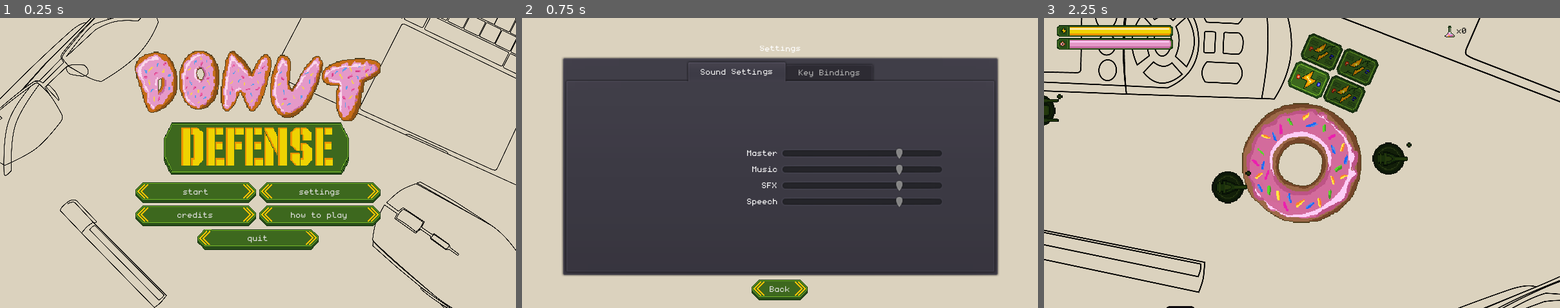
Above: before the commit, frames 1-3 (left to right).
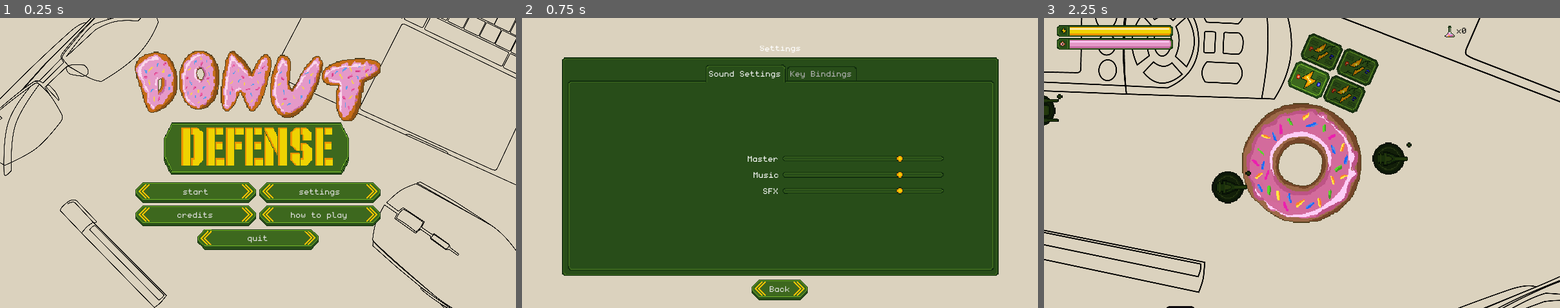
Above: after the commit, the same moments.

Repository: dmitriy-shmilo/gogodot-2021
Game: Godot game, scene res://title_screen/title_screen.tscn
Two runs of this game, one before a commit and one after it. Both use one fixed random seed, a clock stepped at 60 frames per second and the inputs below. The engine's default icon, where the game draws it, is replaced by a stand-in: a white triangle on a blue panel in a dark square. Sound files missing from this copy of the repository are replaced by a short silence.
Inputs:
- Up to frame 1 (0.25 s): no input
- Up to frame 2 (0.75 s): click "settings" at 0.5 s
- Up to frame 3 (2.25 s): click "Back" at 1.25 s; click "start" at 2 s

The runs differ from the first frame. In frame 1, 0.6% of the frame differs, in the area x 26-74%, y 57-79%; in frame 2, 64%, in the area x 7-93%, y 13-96%; in frame 3, nothing differs.

Commit message:
Style settings screen controls.

Diff:
--- a/src/settings_screen/settings_screen.gd
+++ b/src/settings_screen/settings_screen.gd
@@ -9,7 +9,6 @@
 onready var _keybinding_popup = $KeyBindingPopup
 onready var _master_volume_slider = $"VBoxContainer/PanelContainer/TabContainer/SoundSettings/MasterVolume/VolumeSlider"
 onready var _sfx_volume_slider = $"VBoxContainer/PanelContainer/TabContainer/SoundSettings/SfxVolume/VolumeSlider"
-onready var _speech_volume_slider = $"VBoxContainer/PanelContainer/TabContainer/SoundSettings/SpeechVolume/VolumeSlider"
 onready var _music_volume_slider = $"VBoxContainer/PanelContainer/TabContainer/SoundSettings/MusicVolume/VolumeSlider"
 
 var _current_binding_button: KeyBindingButton = null
@@ -27,7 +26,6 @@
 
 func _prepare_volume() -> void:
 	_master_volume_slider.value = Settings.master_volume
-	_speech_volume_slider.value = Settings.speech_volume
 	_sfx_volume_slider.value = Settings.sfx_volume
 	_music_volume_slider.value = Settings.music_volume
 
@@ -62,10 +60,6 @@
 	Settings.sfx_volume = value
 
 
-func _on_SpeechVolumeSlider_value_changed(value) -> void:
-	Settings.speech_volume = value
-
-
 func _on_BackButton_pressed() -> void:
 	Settings.save_settings()
 	var _err = get_tree().change_scene("res://title_screen/title_screen.tscn")
--- a/src/settings_screen/settings_screen.tscn
+++ b/src/settings_screen/settings_screen.tscn
@@ -44,119 +44,98 @@
 }
 
 [node name="TabContainer" type="TabContainer" parent="VBoxContainer/PanelContainer"]
-margin_left = 7.0
-margin_top = 7.0
-margin_right = 536.0
-margin_bottom = 266.0
+margin_left = 6.62864
+margin_top = 6.12836
+margin_right = 537.122
+margin_bottom = 266.621
 
 [node name="SoundSettings" type="VBoxContainer" parent="VBoxContainer/PanelContainer/TabContainer"]
+anchor_right = 1.0
+anchor_bottom = 1.0
+margin_left = 7.38271
+margin_top = 30.1325
+margin_right = -5.88115
+margin_bottom = -6.5068
+size_flags_horizontal = 3
+size_flags_vertical = 3
+alignment = 1
+
+[node name="MasterVolume" type="HBoxContainer" parent="VBoxContainer/PanelContainer/TabContainer/SoundSettings"]
+margin_top = 83.0
+margin_right = 517.0
+margin_bottom = 99.0
+alignment = 1
+
+[node name="VolumeLabel" type="Label" parent="VBoxContainer/PanelContainer/TabContainer/SoundSettings/MasterVolume"]
+margin_left = 160.0
+margin_right = 256.0
+margin_bottom = 16.0
+size_flags_horizontal = 10
+size_flags_vertical = 1
+text = "ui_master_volume"
+
+[node name="VolumeSlider" type="HSlider" parent="VBoxContainer/PanelContainer/TabContainer/SoundSettings/MasterVolume"]
+margin_left = 260.0
+margin_right = 460.0
+margin_bottom = 16.0
+rect_min_size = Vector2( 200, 0 )
+size_flags_horizontal = 2
+
+[node name="MusicVolume" type="HBoxContainer" parent="VBoxContainer/PanelContainer/TabContainer/SoundSettings"]
+margin_top = 103.0
+margin_right = 517.0
+margin_bottom = 119.0
+alignment = 1
+
+[node name="VolumeLabel" type="Label" parent="VBoxContainer/PanelContainer/TabContainer/SoundSettings/MusicVolume"]
+margin_left = 166.0
+margin_right = 256.0
+margin_bottom = 16.0
+size_flags_horizontal = 10
+size_flags_vertical = 1
+text = "ui_music_volume"
+
+[node name="VolumeSlider" type="HSlider" parent="VBoxContainer/PanelContainer/TabContainer/SoundSettings/MusicVolume"]
+margin_left = 260.0
+margin_right = 460.0
+margin_bottom = 16.0
+rect_min_size = Vector2( 200, 0 )
+size_flags_horizontal = 2
+
+[node name="SfxVolume" type="HBoxContainer" parent="VBoxContainer/PanelContainer/TabContainer/SoundSettings"]
+margin_top = 123.0
+margin_right = 517.0
+margin_bottom = 139.0
+alignment = 1
+
+[node name="VolumeLabel" type="Label" parent="VBoxContainer/PanelContainer/TabContainer/SoundSettings/SfxVolume"]
+margin_left = 178.0
+margin_right = 256.0
+margin_bottom = 16.0
+size_flags_horizontal = 10
+size_flags_vertical = 1
+text = "ui_sfx_volume"
+
+[node name="VolumeSlider" type="HSlider" parent="VBoxContainer/PanelContainer/TabContainer/SoundSettings/SfxVolume"]
+margin_left = 260.0
+margin_right = 460.0
+margin_bottom = 16.0
+rect_min_size = Vector2( 200, 0 )
+size_flags_horizontal = 2
+
+[node name="KeyBindings" type="ScrollContainer" parent="VBoxContainer/PanelContainer/TabContainer"]
+visible = false
 anchor_right = 1.0
 anchor_bottom = 1.0
 margin_left = 4.0
 margin_top = 31.0
 margin_right = -4.0
 margin_bottom = -4.0
-size_flags_horizontal = 3
-size_flags_vertical = 3
-alignment = 1
-
-[node name="MasterVolume" type="HBoxContainer" parent="VBoxContainer/PanelContainer/TabContainer/SoundSettings"]
-margin_top = 74.0
-margin_right = 521.0
-margin_bottom = 90.0
-alignment = 1
-
-[node name="VolumeLabel" type="Label" parent="VBoxContainer/PanelContainer/TabContainer/SoundSettings/MasterVolume"]
-margin_left = 162.0
-margin_right = 258.0
-margin_bottom = 16.0
-size_flags_horizontal = 10
-size_flags_vertical = 1
-text = "ui_master_volume"
-
-[node name="VolumeSlider" type="HSlider" parent="VBoxContainer/PanelContainer/TabContainer/SoundSettings/MasterVolume"]
-margin_left = 262.0
-margin_right = 462.0
-margin_bottom = 16.0
-rect_min_size = Vector2( 200, 0 )
-size_flags_horizontal = 2
-
-[node name="MusicVolume" type="HBoxContainer" parent="VBoxContainer/PanelContainer/TabContainer/SoundSettings"]
-margin_top = 94.0
-margin_right = 521.0
-margin_bottom = 110.0
-alignment = 1
-
-[node name="VolumeLabel" type="Label" parent="VBoxContainer/PanelContainer/TabContainer/SoundSettings/MusicVolume"]
-margin_left = 168.0
-margin_right = 258.0
-margin_bottom = 16.0
-size_flags_horizontal = 10
-size_flags_vertical = 1
-text = "ui_music_volume"
-
-[node name="VolumeSlider" type="HSlider" parent="VBoxContainer/PanelContainer/TabContainer/SoundSettings/MusicVolume"]
-margin_left = 262.0
-margin_right = 462.0
-margin_bottom = 16.0
-rect_min_size = Vector2( 200, 0 )
-size_flags_horizontal = 2
-
-[node name="SfxVolume" type="HBoxContainer" parent="VBoxContainer/PanelContainer/TabContainer/SoundSettings"]
-margin_top = 114.0
-margin_right = 521.0
-margin_bottom = 130.0
-alignment = 1
-
-[node name="VolumeLabel" type="Label" parent="VBoxContainer/PanelContainer/TabContainer/SoundSettings/SfxVolume"]
-margin_left = 180.0
-margin_right = 258.0
-margin_bottom = 16.0
-size_flags_horizontal = 10
-size_flags_vertical = 1
-text = "ui_sfx_volume"
-
-[node name="VolumeSlider" type="HSlider" parent="VBoxContainer/PanelContainer/TabContainer/SoundSettings/SfxVolume"]
-margin_left = 262.0
-margin_right = 462.0
-margin_bottom = 16.0
-rect_min_size = Vector2( 200, 0 )
-size_flags_horizontal = 2
-
-[node name="SpeechVolume" type="HBoxContainer" parent="VBoxContainer/PanelContainer/TabContainer/SoundSettings"]
-margin_top = 134.0
-margin_right = 521.0
-margin_bottom = 150.0
-alignment = 1
-
-[node name="VolumeLabel" type="Label" parent="VBoxContainer/PanelContainer/TabContainer/SoundSettings/SpeechVolume"]
-margin_left = 162.0
-margin_right = 258.0
-margin_bottom = 16.0
-size_flags_horizontal = 10
-size_flags_vertical = 1
-text = "ui_speech_volume"
-
-[node name="VolumeSlider" type="HSlider" parent="VBoxContainer/PanelContainer/TabContainer/SoundSettings/SpeechVolume"]
-margin_left = 262.0
-margin_right = 462.0
-margin_bottom = 16.0
-rect_min_size = Vector2( 200, 0 )
-size_flags_horizontal = 2
-
-[node name="KeyBindings" type="ScrollContainer" parent="VBoxContainer/PanelContainer/TabContainer"]
-visible = false
-anchor_right = 1.0
-anchor_bottom = 1.0
-margin_left = 4.0
-margin_top = 31.0
-margin_right = -4.0
-margin_bottom = -4.0
 
 [node name="GridContainer" type="GridContainer" parent="VBoxContainer/PanelContainer/TabContainer/KeyBindings"]
-margin_left = 260.0
+margin_left = 261.0
 margin_top = 112.0
-margin_right = 260.0
+margin_right = 261.0
 margin_bottom = 112.0
 size_flags_horizontal = 6
 size_flags_vertical = 6
@@ -170,6 +149,7 @@
 margin_right = 305.0
 margin_bottom = 319.0
 size_flags_horizontal = 4
+shortcut_in_tooltip = false
 shortcut = ExtResource( 2 )
 text = "Back"
 
@@ -242,7 +222,6 @@
 [connection signal="value_changed" from="VBoxContainer/PanelContainer/TabContainer/SoundSettings/MasterVolume/VolumeSlider" to="." method="_on_MasterVolumeSlider_value_changed"]
 [connection signal="value_changed" from="VBoxContainer/PanelContainer/TabContainer/SoundSettings/MusicVolume/VolumeSlider" to="." method="_on_MusicVolumeSlider_value_changed"]
 [connection signal="value_changed" from="VBoxContainer/PanelContainer/TabContainer/SoundSettings/SfxVolume/VolumeSlider" to="." method="_on_SfxVolumeSlider_value_changed"]
-[connection signal="value_changed" from="VBoxContainer/PanelContainer/TabContainer/SoundSettings/SpeechVolume/VolumeSlider" to="." method="_on_SpeechVolumeSlider_value_changed"]
 [connection signal="pressed" from="VBoxContainer/BackButton" to="." method="_on_BackButton_pressed"]
 [connection signal="action_remapped" from="KeyBindingPopup" to="." method="_on_KeyBindingPopup_action_remapped"]
 [connection signal="pressed" from="KeyBindingPopup/VBoxContainer/HBoxContainer/CancelButton" to="." method="_on_KeybindingCancelButton_pressed"]
--- a/src/ui/default_theme.tres
+++ b/src/ui/default_theme.tres
@@ -37,6 +37,62 @@
 margin_top = 8.0
 margin_bottom = 4.0
 
+[sub_resource type="AtlasTexture" id=18]
+atlas = ExtResource( 1 )
+region = Rect2( 48, 48, 16, 16 )
+
+[sub_resource type="AtlasTexture" id=19]
+atlas = ExtResource( 1 )
+region = Rect2( 64, 48, 16, 16 )
+
+[sub_resource type="StyleBoxEmpty" id=15]
+
+[sub_resource type="StyleBoxEmpty" id=16]
+
+[sub_resource type="StyleBoxTexture" id=17]
+texture = ExtResource( 1 )
+region_rect = Rect2( 80, 48, 16, 16 )
+margin_left = 6.62864
+margin_right = 5.87822
+margin_top = 6.12836
+margin_bottom = 7.88014
+
+[sub_resource type="StyleBoxTexture" id=7]
+texture = ExtResource( 1 )
+region_rect = Rect2( 48, 32, 16, 16 )
+margin_left = 6.62864
+margin_right = 5.87822
+margin_top = 6.12836
+margin_bottom = 6.3785
+
+[sub_resource type="StyleBoxTexture" id=14]
+
+[sub_resource type="StyleBoxTexture" id=11]
+texture = ExtResource( 1 )
+region_rect = Rect2( 48, 32, 16, 16 )
+margin_left = 7.38271
+margin_right = 5.88115
+margin_top = 7.13245
+margin_bottom = 6.5068
+
+[sub_resource type="StyleBoxTexture" id=12]
+content_margin_top = 8.0
+content_margin_bottom = 0.0
+texture = ExtResource( 1 )
+region_rect = Rect2( 80, 32, 16, 16 )
+margin_left = 5.94975
+margin_right = 6.57604
+margin_top = 9.39435
+expand_margin_bottom = 2.0
+
+[sub_resource type="StyleBoxTexture" id=13]
+texture = ExtResource( 1 )
+region_rect = Rect2( 64, 32, 16, 16 )
+margin_left = 5.94975
+margin_right = 6.57604
+margin_top = 9.39435
+expand_margin_bottom = 3.0
+
 [sub_resource type="DynamicFont" id=6]
 font_data = ExtResource( 2 )
 
@@ -47,3 +103,13 @@
 Button/styles/hover = SubResource( 3 )
 Button/styles/normal = SubResource( 1 )
 Button/styles/pressed = SubResource( 2 )
+HSlider/icons/grabber = SubResource( 18 )
+HSlider/icons/grabber_highlight = SubResource( 19 )
+HSlider/styles/grabber_area = SubResource( 15 )
+HSlider/styles/grabber_area_highlight = SubResource( 16 )
+HSlider/styles/slider = SubResource( 17 )
+PanelContainer/styles/panel = SubResource( 7 )
+PopupPanel/styles/panel = SubResource( 14 )
+TabContainer/styles/panel = SubResource( 11 )
+TabContainer/styles/tab_bg = SubResource( 12 )
+TabContainer/styles/tab_fg = SubResource( 13 )
Binary file changed: src/assets/ui.aseprite
Binary file changed: src/assets/ui.png
Not shown: 1 places in src/ui/default_theme.tres that only renumber resources
